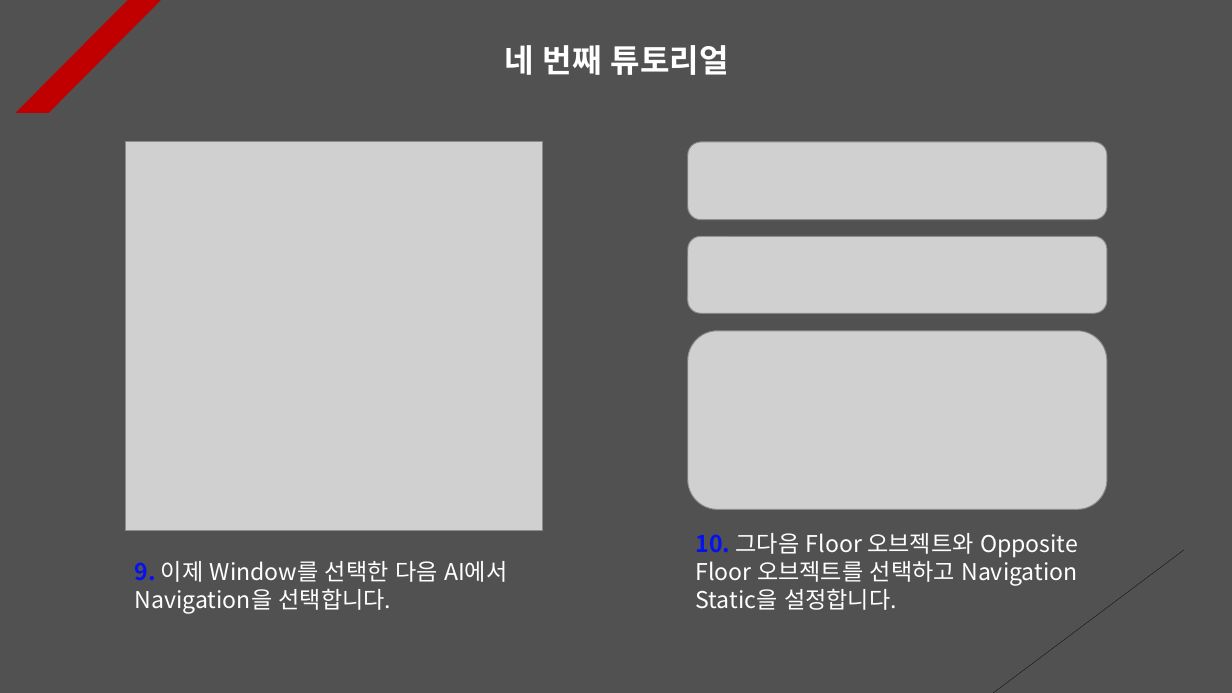
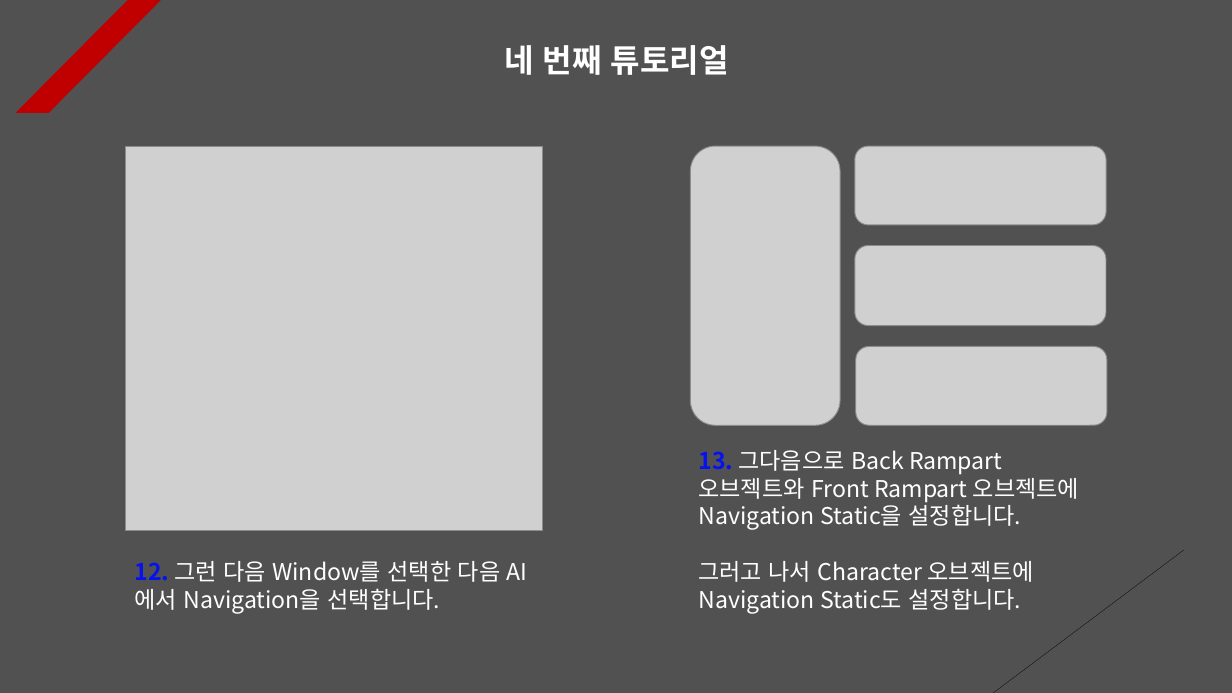
Before and after one commit to Unity2033/3D-UnityEngine, a slide deck: slide 4 of Assets/Class/NavMesh Agent/PPT Data/NavMesh Agent Example.pptx. Drawn at 1232x693 pixels with LibreOffice and Linux fonts; fonts in the diff are those of the drawing; grey boxes stand for pictures. Boxes give left, top, right and bottom in pixels: in the first picture for what was removed or moved away, otherwise in the second. Text is boxed around its words. In the diff, an @@ line names an element or a change of style, - is before the commit and + after.

```diff
--- a/Assets/Class/NavMesh Agent/PPT Data/NavMesh Agent Example.pptx
+++ b/Assets/Class/NavMesh Agent/PPT Data/NavMesh Agent Example.pptx
@@ picture: place and size @@
-picture at [125, 141, 543, 531]
+picture at [125, 146, 543, 531]
@@ picture: place and size @@
-picture at [688, 331, 1107, 509]
+picture at [690, 146, 840, 425]
@@ picture: place and size @@
-picture at [688, 142, 1107, 220]
+picture at [855, 146, 1106, 225]
@@ picture removed at [688, 237, 1107, 313] @@
@@ picture added at [855, 246, 1106, 326] @@
@@ picture added at [856, 347, 1107, 425] @@
@@ text at [698, 450, 1079, 613]: text changed @@
-10. 그다음 Floor 오브젝트와 Opposite Floor 오브젝트를 선택하고 Navigation Static을 설정합니다.
+13. 그다음으로 Back Rampart 오브젝트와 Front Rampart 오브젝트에 Navigation Static을 설정합니다.
+그러고 나서 Character 오브젝트에 Navigation Static도 설정합니다.
@@ text at [134, 561, 501, 614]: text changed @@
-9. 이제 Window를 선택한 다음 AI에서 Navigation을 선택합니다.
+12. 그런 다음 Window를 선택한 다음 AI에서 Navigation을 선택합니다.
```
Also in this commit, not shown: 8 other slides changed, 22 other files.
